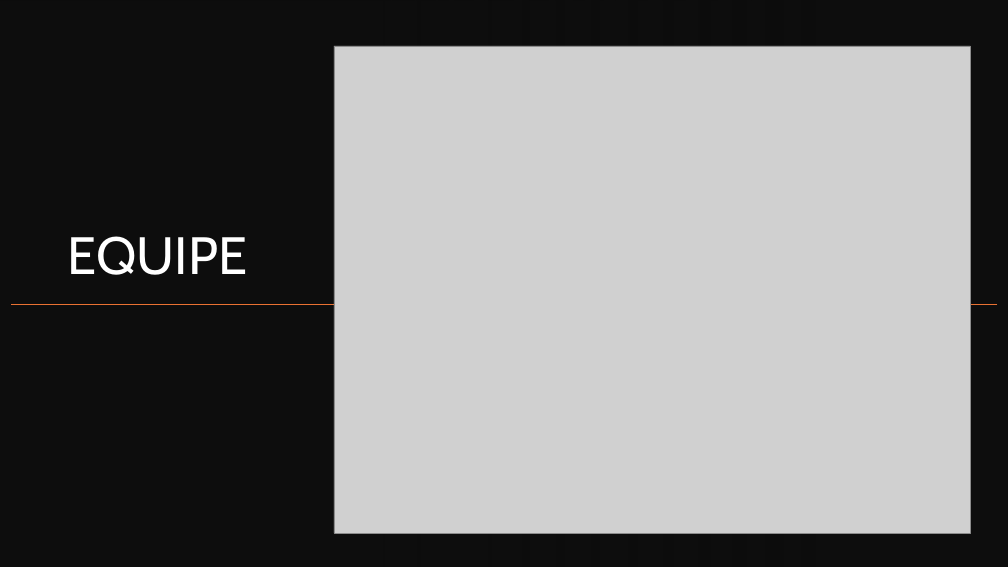
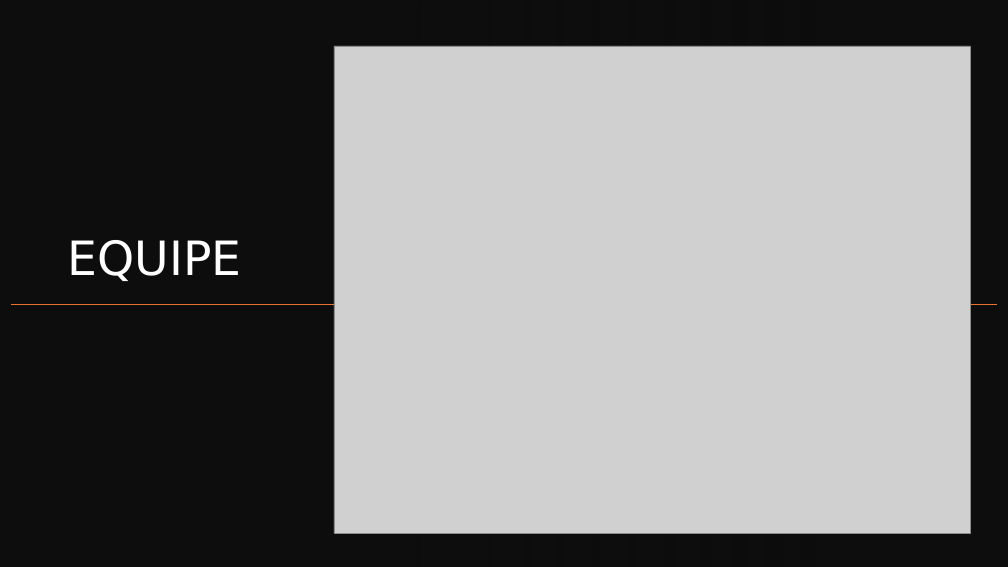
Before and after one commit to Grupo3-PI-2adsC/Documentos, a slide deck: slide 2 of Slides_NetMed_Sprint2.pptx. Drawn at 1008x567 pixels with LibreOffice and Linux fonts; fonts in the diff are those of the drawing; grey boxes stand for pictures. Boxes give left, top, right and bottom in pixels: in the first picture for what was removed or moved away, otherwise in the second. Text is boxed around its words. In the diff, an @@ line names an element or a change of style, - is before the commit and + after.

```diff
--- a/Slides_NetMed_Sprint2.pptx
+++ b/Slides_NetMed_Sprint2.pptx
@@ title "EQUIPE" at (68,240,242,281): size 50 to 45 pt, font Cabin to DejaVu Sans @@
```
Also in this commit, not shown: 2 other slides changed, 8 slides added.
